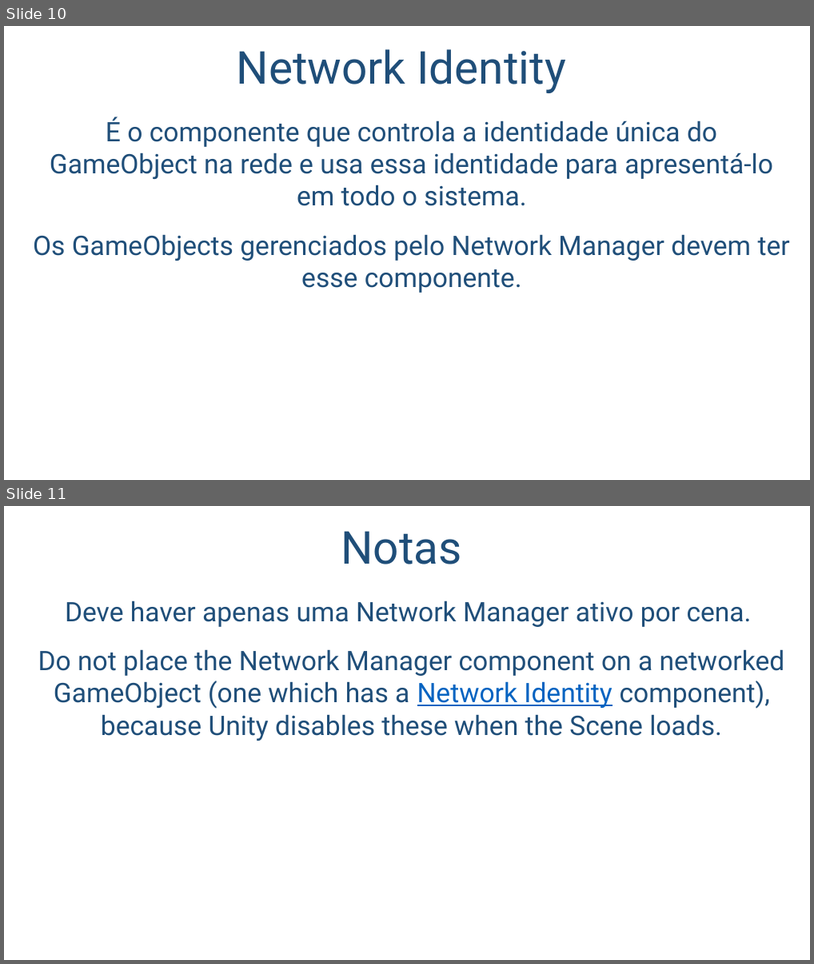
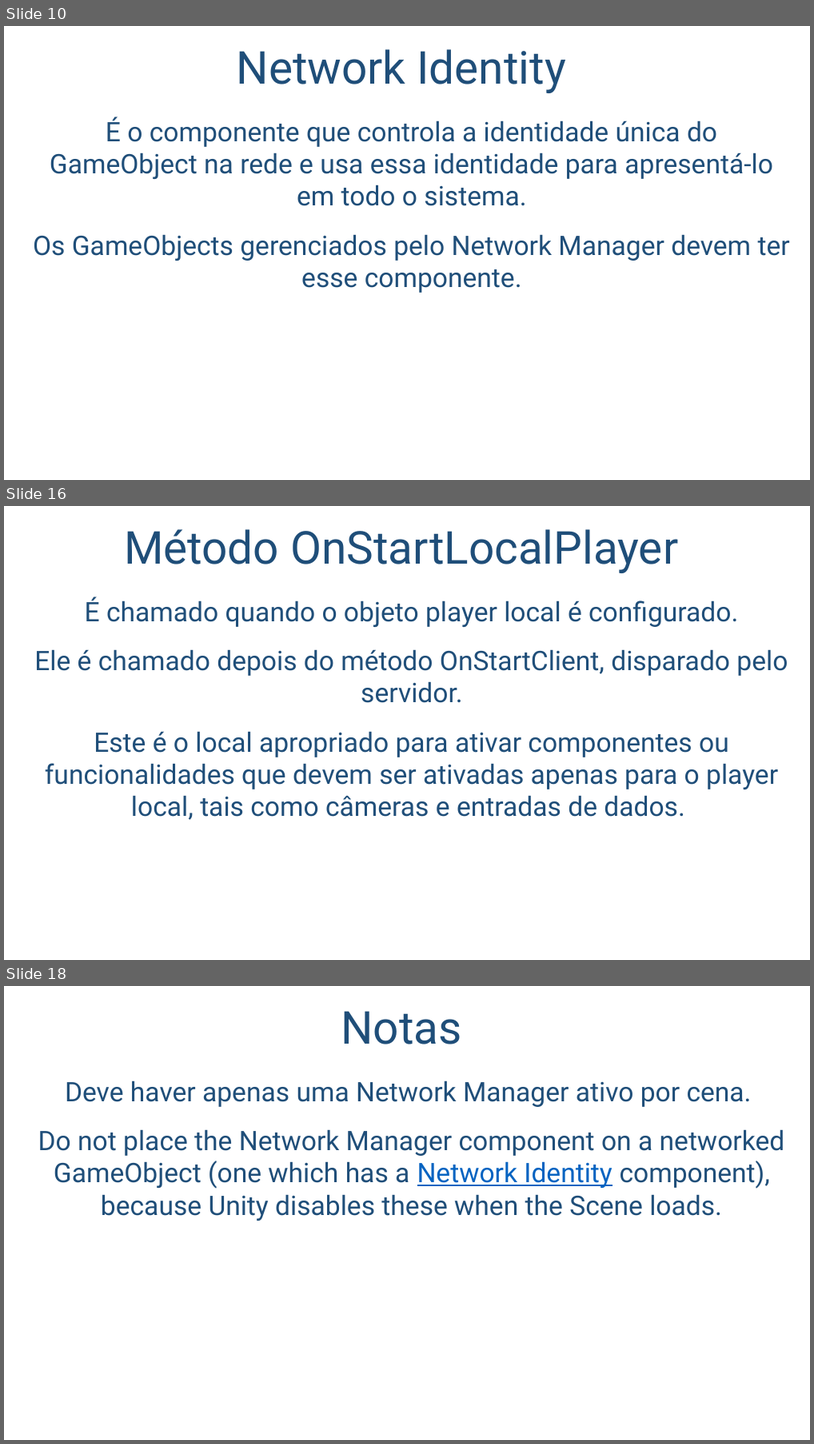
Before and after one commit to salmo-jr/public-slides, a slide deck: unity-multiplayer.pptx. Shown one above the other, each under a label of ours: slides 10 and 11 before the commit, slides 10, 16 and 18 after it; the slides between them are not shown. The pictures are 814x964 and 814x1444 pixels, drawn with LibreOffice and Linux fonts; fonts in the diff are those of the drawing; background and template pictures are left out. Boxes give left, top, right and bottom in pixels: in the first picture for what was removed or moved away, otherwise in the second. Text is boxed around its words. In the diff, an @@ line names an element or a change of style, - is before the commit and + after.

Commit message:
adição dos slides: - Autoridade de Rede; - Propriedades de Contexto de Rede; - Network Transform; - Método OnStartLocalPlayer; e - Atributo Command.

```diff
--- a/unity-multiplayer.pptx
+++ b/unity-multiplayer.pptx
@@ slide 16 added at (4, 506, 810, 960), background picture (left out) @@
@@ title added at (124, 529, 678, 573), 54 pt, text #1F4E79 @@
+Método OnStartLocalPlayer
@@ text added at (34, 596, 788, 820), 32 pt, text #1F4E79 @@
+É chamado quando o objeto player local é configurado.
+Ele é chamado depois do método OnStartClient, disparado pelo servidor.
+Este é o local apropriado para ativar componentes ou funcionalidades que devem ser ativadas apenas para o player local, tais como câmeras e entradas de dados.
@@ what was slide 11 is now slide 18 @@
```
Also in this commit, not shown: 2 slides changed, 6 other slides added.
